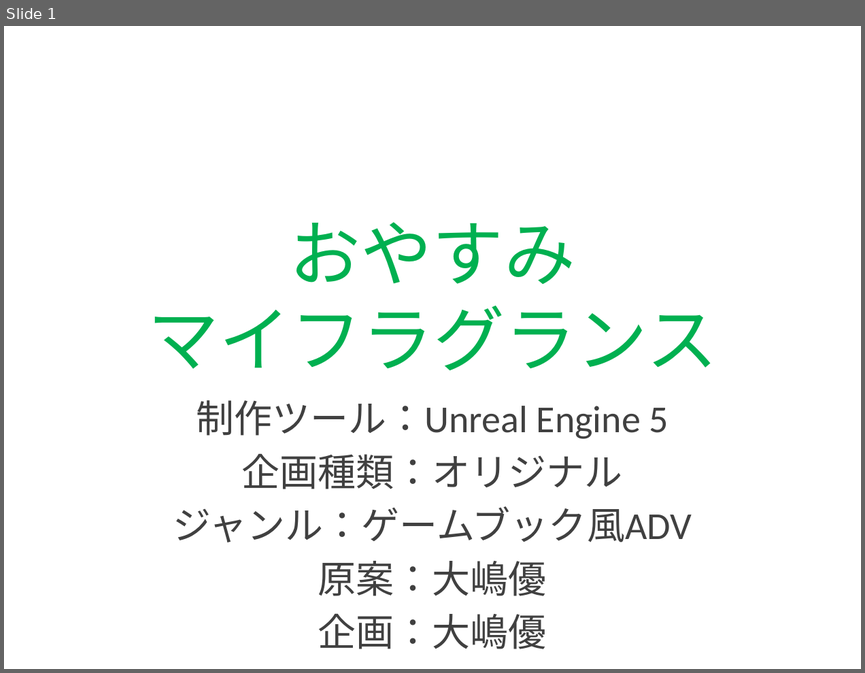
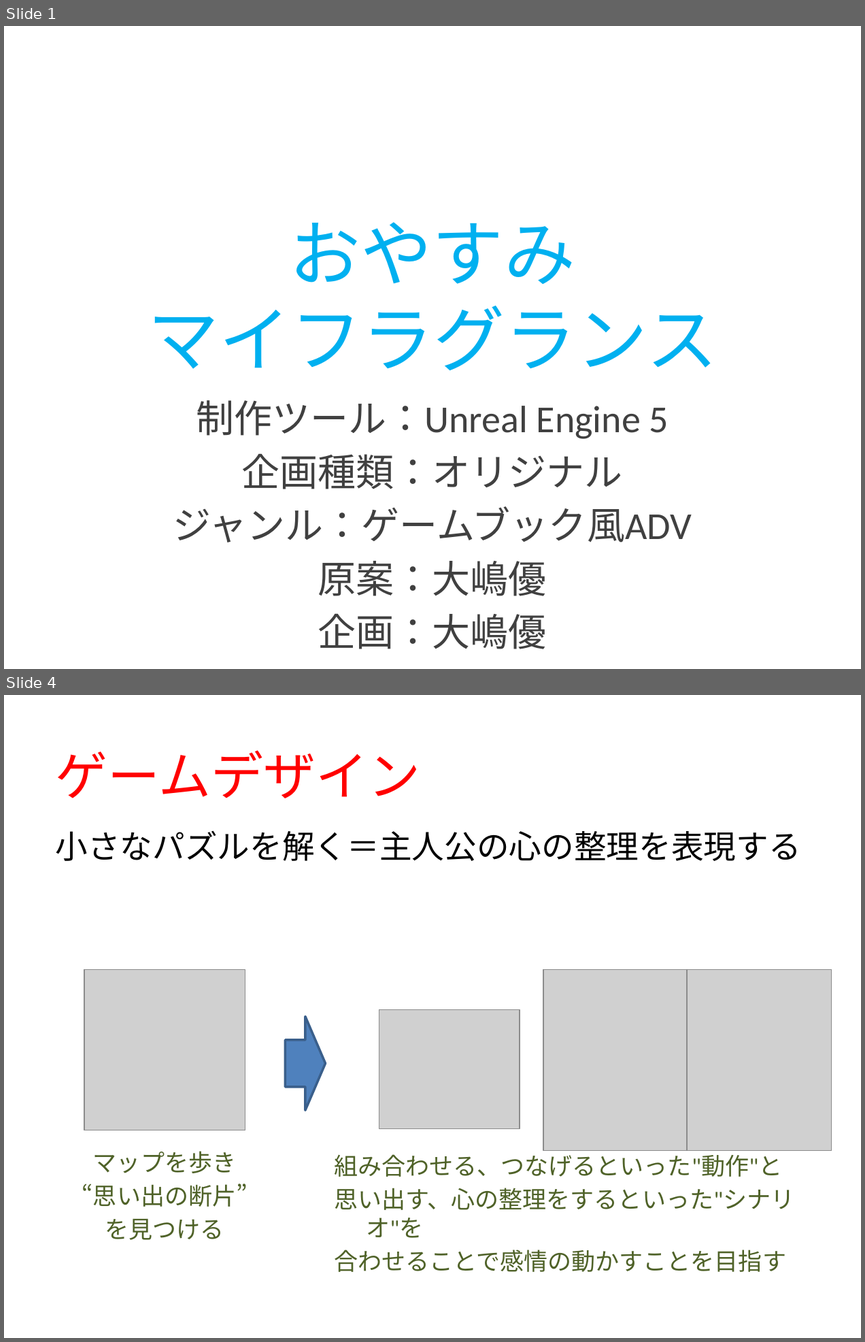
Before and after one commit to POCHOMKIN06/HF21, a slide deck: 企画書3.pptx. Shown one above the other, each under a label of ours: slide 1 before the commit, slides 1 and 4 after it; the slides between them are not shown. The pictures are 865x673 and 865x1342 pixels, drawn with LibreOffice and Linux fonts; fonts in the diff are those of the drawing; grey boxes stand for pictures. Boxes give left, top, right and bottom in pixels: in the first picture for what was removed or moved away, otherwise in the second. Text is boxed around its words. In the diff, an @@ line names an element or a change of style, - is before the commit and + after.

```diff
--- a/企画書3.pptx
+++ b/企画書3.pptx
@@ slide 4 added at (4, 695, 861, 1338), background #FFFFFF @@
@@ title added at (56, 750, 421, 798), 44 pt, text #FF0000 @@
+ゲームデザイン
@@ text added at (56, 830, 801, 861), 27.2 pt, text #000000 @@
+小さなパズルを解く＝主人公の心の整理を表現する
@@ picture added at (84, 969, 245, 1130) @@
@@ picture added at (543, 969, 687, 1150) @@
@@ picture added at (687, 969, 832, 1150) @@
@@ right arrow added at (285, 1016, 325, 1110), fill #4F81BD, outline #3A5F8C 2 pt @@
@@ picture added at (379, 1009, 519, 1129) @@
@@ text added at (82, 1151, 247, 1240), 20 pt, text #4F6228 @@
+マップを歩き
+“思い出の断片”
+を見つける
@@ text added at (334, 1154, 794, 1272), 20 pt, text #4F6228 @@
+組み合わせる、つなげるといった"動作"と
+思い出す、心の整理をするといった"シナリオ"を
+合わせることで感情の動かすことを目指す
@@ slide 1 changed as well @@
@@ title "おやすみ マイフラグランス" at (147, 222, 717, 370): text colour #00B050 to #00B0F0 @@
```
Also in this commit, not shown: 1 other slide changed, 3 other slides added, 5 slides removed, 26 other files.
